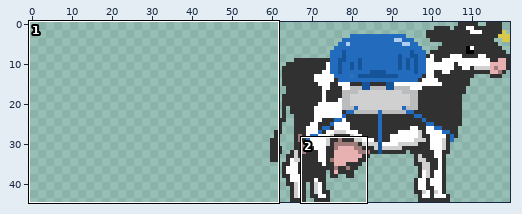
Two versions of one sprite sheet, android/assets/cows/cow3.png. Above: a wide view before the commit, with the close-up outlined.
Close-up. Earlier state:
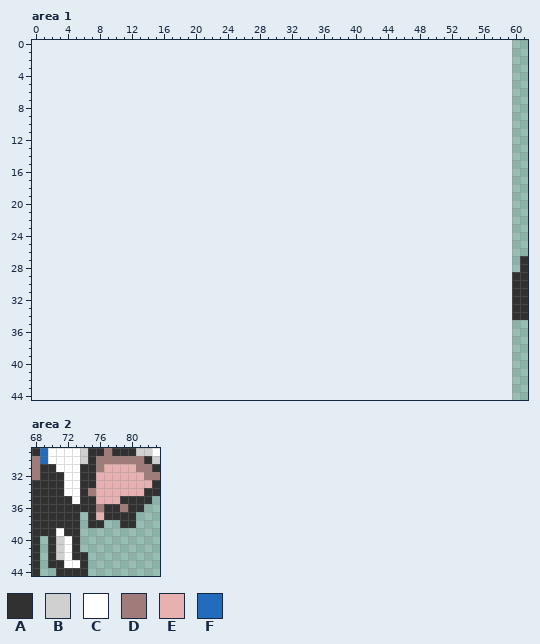
The file is 360x282 pixels, drawn in blocks of 6x6; one block is one cell here. Colours within 5 levels of each other are drawn and written as one. Shown: area 1: x 0..61, y 0..44; area 2: x 68..83, y 29..44. The old version is drawn lined up with the new one, on the new canvas.
Palette (. is transparent): A #313131  B #d0d0d0  C #ffffff  D #a17a7a  E #e8b1b1  F #236bbd
Pixels before, area 1 (only the part around the change), first column x 0:
 0 ..............................................................
 1 ..............................................................
 2 ..............................................................
 3 ..............................................................
 4 ..............................................................
 5 ..............................................................
 6 ..............................................................
 7 ..............................................................
 8 ..............................................................
 9 ..............................................................
10 ..............................................................
11 ..............................................................
12 ..............................................................
13 ..............................................................
14 ..............................................................
15 ..............................................................
16 ..............................................................
17 ..............................................................
18 ..............................................................
19 ..............................................................
20 ..............................................................
21 ..............................................................
22 ..............................................................
23 ..............................................................
24 ..............................................................
25 ..............................................................
26 ..............................................................
27 .............................................................A
28 .............................................................A
29 ............................................................AA
30 ............................................................AA
31 ............................................................AA
32 ............................................................AA
33 ............................................................AA
34 ............................................................AA
35 ..............................................................
36 ..............................................................
37 ..............................................................
38 ..............................................................
39 ..............................................................
40 ..............................................................
41 ..............................................................
42 ..............................................................
43 ..............................................................
44 ..............................................................
Pixels before, area 2, first column x 68:
29 AFCCCCBAADAAABBC
30 DFCCCCBADDDDDDAB
31 DAACCCAADEEEEDDA
32 DAAACCAAEEEEEEDD
33 AAAACCAAEEEEEEEA
34 AAAACCADEEEEEEAA
35 AAAAACAAEEEAAAA.
36 AAAAAAAADAADAA..
37 AAAAAA.AEAAAA...
38 AAAAAA.AA..AA...
39 AAACAA..........
40 A.ABCA..........
41 A.ABCA..........
42 A.ABCAA.........
43 A.AACCA.........
44 A..AAAA.........
The result:
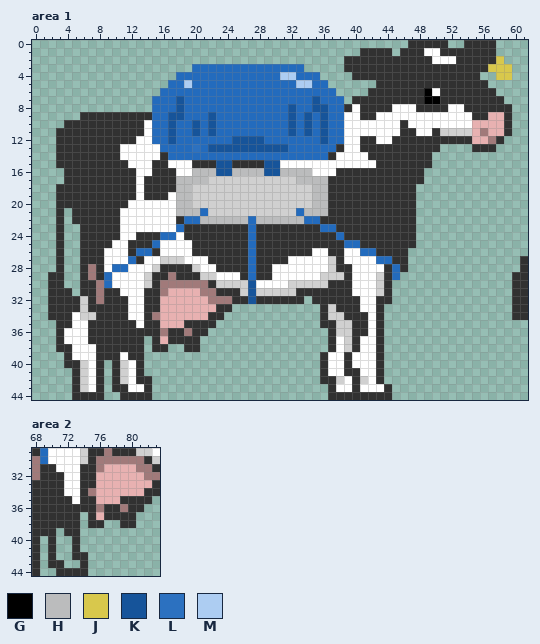
Colours new in this view: G #000000  H #bbbcbd  J #d8c84c  K #16549a  L #2c71c0  M #adcdf2
The author wrote: Added animations for every cow Added cow animation files
From old to new:
canvas 60x47 -> 120x45, the old top-left corner now at 60,-2 (the part of the old canvas that was cut away was empty and is not shown)
Changed rows in their new state; - is an unchanged pixel.
Area 1:
first column x 2:
 0 ---------------------------------------------AAAAA--AAAA--
 1 ---------------------------------------AAAA-AAACCAAAAAAA--
 2 -------------------------------------AAAAAAAAAAACCCAAAAAJ-
 3 ------------------FFFFFFFFFFFFFF-----AAAAAAAAAAAAAAAAAAJJJ
 4 ----------------FFFFFFFFFFFFFMMFFF----AAAAAAAAAAAAAAAA--JJ
 5 ---------------FFMFFFFFFFFFFFFFMMFF------AAAAAAAAAAAAAA---
 6 --------------FFFFFFFFFFFFFFFFFFFFFF----AAAAAAAGCAAAAAAA--
 7 -------------FFFKFFFFFFFFFFFFFFFFKFFF-AAAAAAAAAGGAAAAAAAA-
 8 -------------FFFKFFFFFFFFFFFFFKFFKKFFACAAAACCCAAAACCAAAAAA
 9 ----AAAAAAAAAFFKKFFFKFFFFFFFFFKFKFKFFCCAACCCCCCCCCCCCAAEEA
10 --AAAAAAAAAACFFKFFKFKFFFFFFFFFKFKFKFFCCCCCCCACCCCCCCCEEEEA
11 -AAAAAAAAAAACFFKFFKFKFFFFFFFFFKFKFKFFCCCCCCCAACCABBBBEDEEA
12 -AAAAAAAAAACCFFKFFFFFFFKKKKFFFFFFFKFFCCAACCAAAAAAAAAAEEDA-
13 -AAAAAAAACCCCCFFFFLFKKKKKKKKKKFFFFFFACCAAAAAAAAAA----AAA--
14 -AAAAAAAACCCCCAFFFFFFFFFFFFFFFFFFFFACCCCAAAAAAAA----------
15 -AAAAAAAAACCCAACCCAAAKKAAAAKKCCCCCCCCCCCCAAAAAAA----------
16 --AAAAAAAAACCAAACCHHHKKHHHHKKHHHHCCCAAAAAAAAAAA-----------
17 --AAAAAAAAACAAAAHHHHBBBBBBBBBBBHHHHAAAAAAAAAAAA-----------
18 -AAAAAAAAAACAAAAHHBBBBBBBBBBBBBBBHHAAAAAAAAAAA------------
19 -AAAAAAAAAACAAACHHBBBBBBBBBBBBBBBHHAAAAAAAAAAA------------
20 -AAAAAAAAACCCCCCHHBBBBBBBBBBBBBBBHHAAAAAAAAAAA------------
21 -A-AAAAAACCCCCCCHHHFBBBBBBBBBBBFHHHAAAAAAAAAAA------------
22 -A-AAAAAACCCCCCCAFFHHHHHHFHHHHHHFFAAAAAAAAAAAA------------
23 -A--AAAAACCCCCCCFAAAAAAAAFAAAAAAAAFFAAAAAAAAAA------------
24 -A--AAAAACCAAAFFCAAAAAAAAFAAAAAAAAAAFAAAAAAAAA------------
25 -A--AAAACCAAAFCCCCAAAAAAAFAAAAAAAAAAAFFAAAAAAA------------
26 -A--AAACCCAFFACCCCAAAAAAAFAAAAAAACCAACCFFAAAA-------------
27 -A--AAACCCFACCBBBCCCAAAAAFAAAACCCCCBACCCCFFAA-------------
28 -A--ADACFFCCCBAAAABCCAAAAFAACCCCCCCBAACCCCAFA-------------
29 AA--ADAFCCCCBAADAAABBCCCAFAACCCCCCBBBACCCBAF--------------
30 AA--AADFCCCCBADDDDDDABBBBKCCCCBBBBBAAACCCBA---------------
31 AAA-AADAACCCAADEEEEDDAAABKBBBBBAAAAAAACCCBA---------------
32 AAAABADAAACCAAEEEEEEDDDAAKAAAAAA-AAAAAACCAA---------------
33 AAAABAAAAACCAAEEEEEEEAA-----------ABAAACCA----------------
34 AAACBBAAAACCADEEEEEEAA------------ABBAAACA----------------
35 -AACCAAAAAACAAEEEAAAA-------------AABBAACA----------------
36 -ACCCAAAAAAAAADAADAA---------------ABBAACA----------------
37 -ACCCAAAAAAA-AEAAAA----------------ACBACCA----------------
38 -AACCCAAAAAA-AA--AA----------------ACBACCA----------------
39 --ACCCAAACAA----------------------ACCACCCA----------------
40 --AABCA-ABCA----------------------ACCACCCA----------------
41 ---ABCA-ABCA----------------------ACCAACCA----------------
42 ---ABCA-ABCAA---------------------AABCABCA----------------
43 ---ABCA-AACCA----------------------ACCACCCA---------------
44 ---AAAA--AAAA----------------------AAAAAAAA---------------
Area 2:
first column x 71:
39 .--
40 ..-
41 ..-
42 ..-
43 -..
